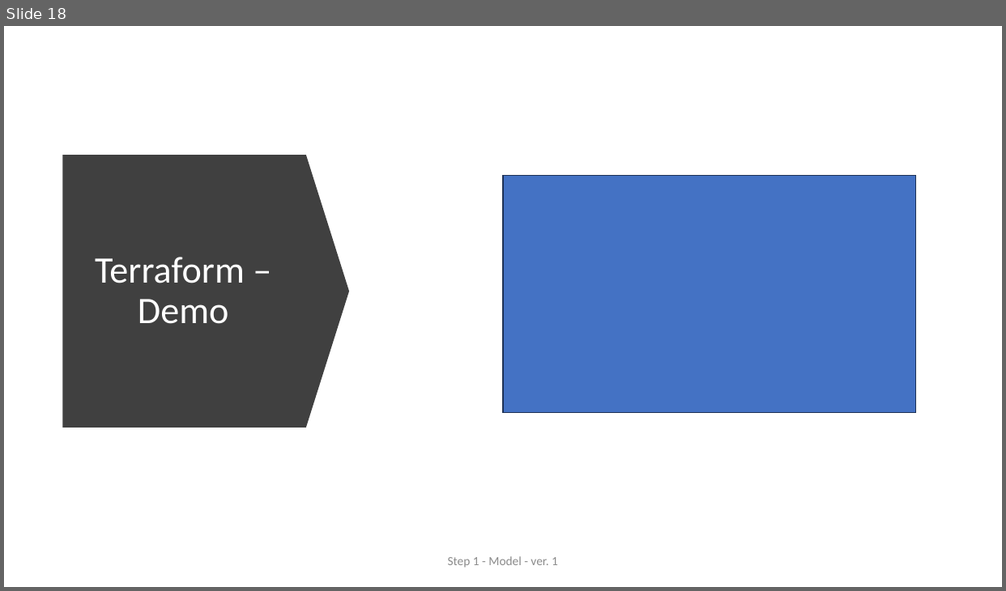
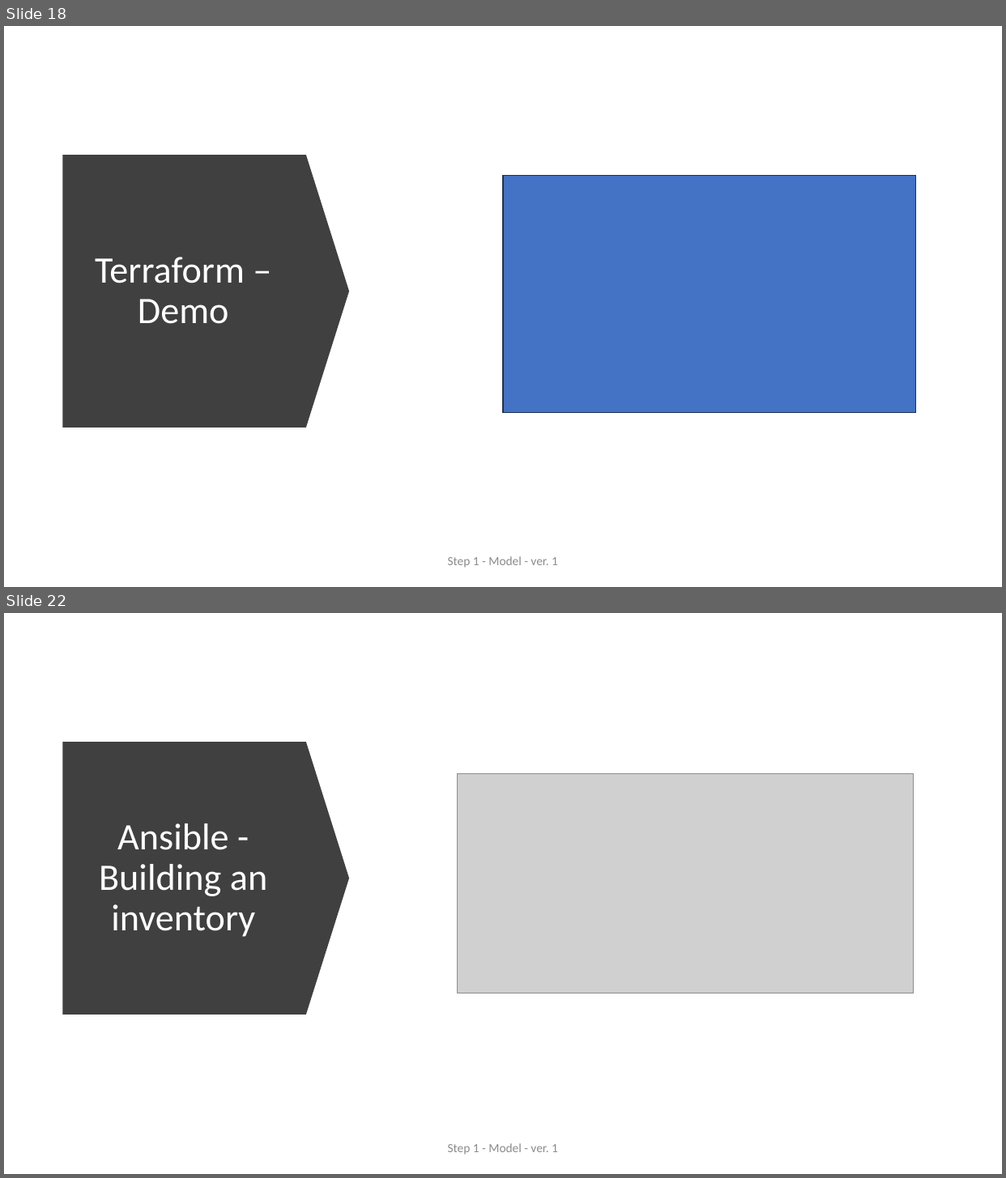
Before and after one commit to ext4dmin/DevOps-Mentorship, a slide deck: Step05-Infrastructure_as_a_Code_presentation.pptx. Shown one above the other, each under a label of ours: slide 18 before the commit, slides 18 and 22 after it; the slides between them are not shown. The pictures are 1006x591 and 1006x1178 pixels, drawn with LibreOffice and Linux fonts; fonts in the diff are those of the drawing; grey boxes stand for pictures. Boxes give left, top, right and bottom in pixels: in the first picture for what was removed or moved away, otherwise in the second. Text is boxed around its words. In the diff, an @@ line names an element or a change of style, - is before the commit and + after.

Commit message:
Step 5. IaC: - To Review

```diff
--- a/Step05-Infrastructure_as_a_Code_presentation.pptx
+++ b/Step05-Infrastructure_as_a_Code_presentation.pptx
@@ slide 22 added at bbox=[4, 613, 1002, 1174], background #FFFFFF @@
@@ down arrow added at bbox=[63, 742, 350, 1015], fill #404040 @@
@@ picture added at bbox=[458, 774, 914, 994] @@
@@ title added at bbox=[99, 824, 267, 937], 36 pt, text #FFFFFF @@
+Ansible - Building an inventory
@@ text added at bbox=[448, 1144, 558, 1154], 12 pt, text #8C8C8C @@
+Step 1 - Model - ver. 1
```
Also in this commit, not shown: 1 slide changed, 6 other slides added, 2 other files.
